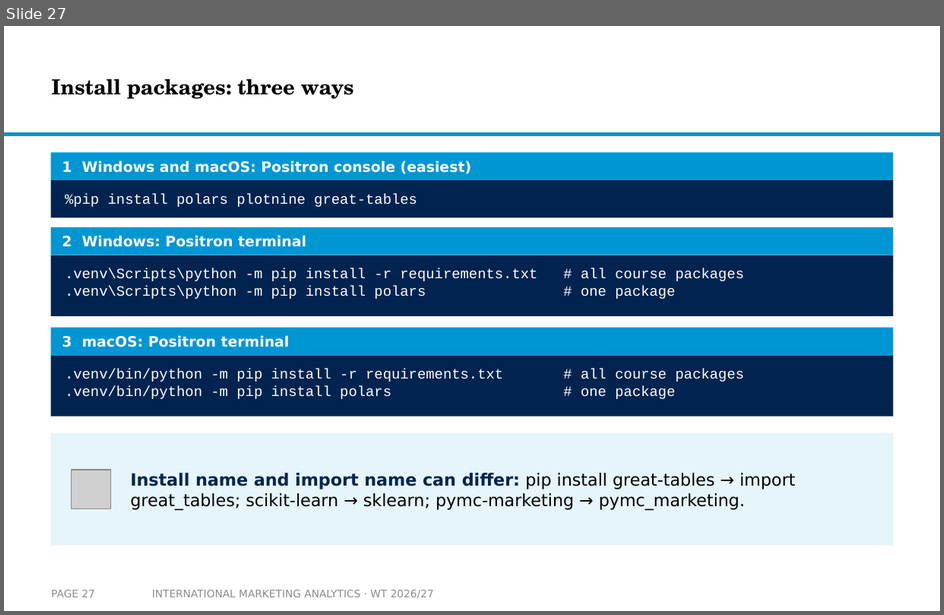
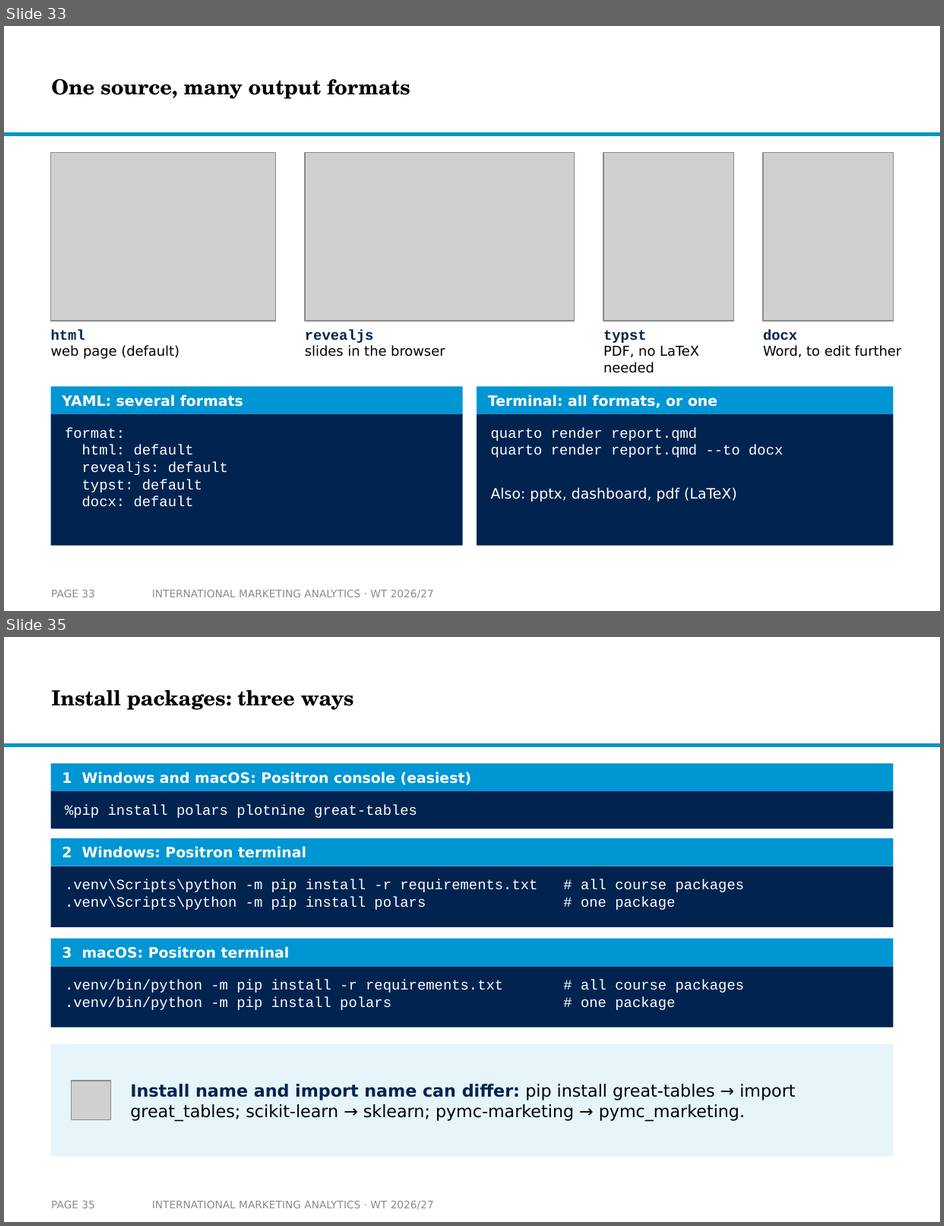
Before and after one commit to arnefloh-wu/International-Marketing-Analytics, a slide deck: slides/01a_setup-and-registration_WT26-27.pptx. Shown one above the other, each under a label of ours: slide 27 before the commit, slides 33 and 35 after it; the slides between them are not shown. The pictures are 944x615 and 944x1226 pixels, drawn with LibreOffice and Linux fonts; fonts in the diff are those of the drawing; grey boxes stand for pictures; background and template pictures are left out. Boxes give left, top, right and bottom in pixels: in the first picture for what was removed or moved away, otherwise in the second. Text is boxed around its words. In the diff, an @@ line names an element or a change of style, - is before the commit and + after.

```diff
--- a/slides/01a_setup-and-registration_WT26-27.pptx
+++ b/slides/01a_setup-and-registration_WT26-27.pptx
@@ slide 33 added at (x1=4, y1=26, x2=940, y2=611), background #FFFFFF; not listed: 1 template element that a slide beside it also shows @@
@@ title added at (x1=51, y1=79, x2=411, y2=99), 16 pt, text #000000, bold @@
+One source, many output formats
@@ picture added at (x1=51, y1=152, x2=275, y2=321) @@
@@ picture added at (x1=304, y1=152, x2=574, y2=321) @@
@@ picture added at (x1=603, y1=152, x2=734, y2=321) @@
@@ picture added at (x1=763, y1=152, x2=893, y2=321) @@
@@ text added at (x1=51, y1=329, x2=180, y2=359), 10.5 pt, text #000000 @@
+html
+web page (default)
@@ text added at (x1=305, y1=329, x2=445, y2=357), 10.5 pt, text #000000 @@
+revealjs
+slides in the browser
@@ text added at (x1=604, y1=330, x2=699, y2=373), 10.5 pt, text #000000 @@
+typst
+PDF, no LaTeX needed
@@ text added at (x1=763, y1=329, x2=902, y2=357), 10.5 pt, text #000000 @@
+docx
+Word, to edit further
@@ rectangle added at (x1=51, y1=386, x2=463, y2=414), fill #0096D3 @@
@@ rectangle added at (x1=477, y1=386, x2=893, y2=414), fill #0096D3 @@
@@ text added at (x1=62, y1=395, x2=243, y2=407), 11 pt, text #FFFFFF, bold @@
+YAML: several formats
@@ text added at (x1=488, y1=395, x2=718, y2=408), 11 pt, text #FFFFFF, bold @@
+Terminal: all formats, or one
@@ rectangle added at (x1=51, y1=414, x2=463, y2=546), fill #002350 @@
@@ text added at (x1=65, y1=428, x2=228, y2=507), 11 pt, text #FFFFFF @@
+format:
+html: default
+revealjs: default
+typst: default
+docx: default
@@ rectangle added at (x1=477, y1=414, x2=893, y2=546), fill #002350 @@
@@ text added at (x1=491, y1=428, x2=783, y2=458), 11 pt, text #FFFFFF @@
+quarto render report.qmd
+quarto render report.qmd --to docx
@@ text added at (x1=491, y1=487, x2=737, y2=502), 11 pt, text #FFFFFF @@
+Also: pptx, dashboard, pdf (LaTeX)
@@ page number added at (x1=51, y1=590, x2=94, y2=598), 8 pt, text #8C8C8C @@
+PAGE 33
@@ text added at (x1=152, y1=590, x2=434, y2=598), 8 pt, text #8C8C8C @@
+INTERNATIONAL MARKETING ANALYTICS · WT 2026/27
@@ what was slide 27 is now slide 35 @@
@@ page number at (x1=51, y1=1201, x2=94, y2=1209): text changed @@
-PAGE 27
+PAGE 35
```
Also in this commit, not shown: 7 slides changed, 8 other slides added, 1 slide removed, 12 other files.
